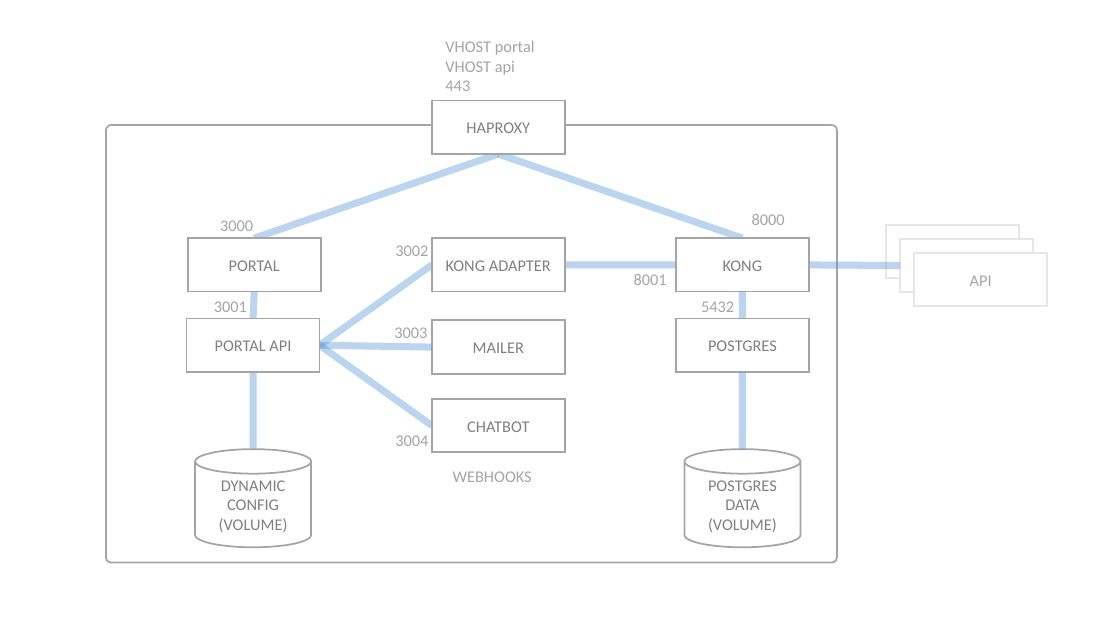
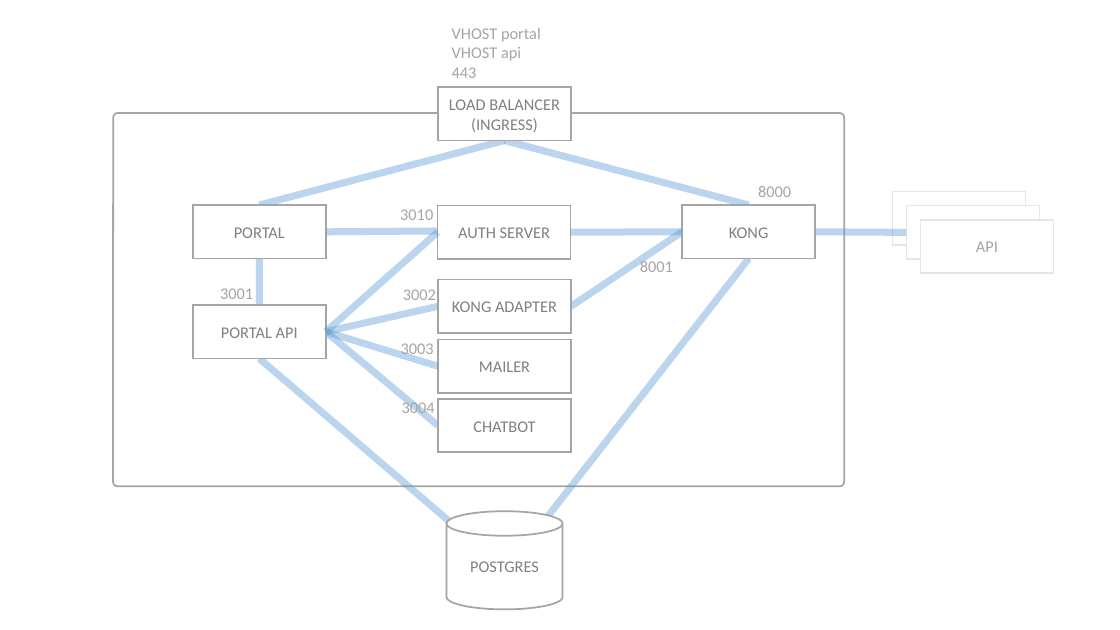
Before and after one commit to Haufe-Lexware/wicked.haufe.io, a slide deck: slide 4 of doc/architecture-illustrations.pptx. Drawn at 1120x630 pixels with LibreOffice and Linux fonts; fonts in the diff are those of the drawing. Boxes give left, top, right and bottom in pixels: in the first picture for what was removed or moved away, otherwise in the second. Text is boxed around its words. In the diff, an @@ line names an element or a change of style, - is before the commit and + after.

```diff
--- a/doc/architecture-illustrations.pptx
+++ b/doc/architecture-illustrations.pptx
@@ 4 texts, 2 rectangles: place and size @@
-4 texts, 2 rectangles at bbox=[187, 41, 667, 372]
+4 texts, 2 rectangles at bbox=[193, 28, 673, 359]
@@ rounded rectangle: place and size @@
-rounded rectangle at bbox=[106, 125, 837, 563]
+rounded rectangle at bbox=[113, 113, 844, 486]
@@ text in rectangle at bbox=[449, 99, 560, 132]: text changed @@
-HAPROXY
+LOAD BALANCER
+(INGRESS)
@@ line moved from (498, 154) - (255, 239) to (505, 140) - (260, 205) @@
@@ line moved from (498, 154) - (743, 239) to (505, 140) - (749, 205) @@
@@ text "8000": place and size @@
-text "8000" at bbox=[752, 214, 785, 225]
+text "8000" at bbox=[758, 186, 791, 197]
@@ text added at bbox=[400, 209, 433, 220], 14 pt, text #A5A5A5 @@
+3010
@@ rectangle added at bbox=[438, 206, 571, 260], fill #FFFFFF, outline #A5A5A5 1.5 pt, 14 pt, text #808080 @@
+AUTH SERVER
@@ 5 rectangles, 1 text, 1 line: place and size @@
-5 rectangles, 1 text, 1 line at bbox=[187, 225, 1047, 446]
+5 rectangles, 1 text, 1 line at bbox=[193, 192, 1054, 413]
@@ line added from (326, 232) to (437, 231), #5B9BD5 6 pt @@
@@ line added from (326, 332) to (438, 232), #5B9BD5 6 pt @@
@@ line moved from (565, 265) - (676, 265) to (571, 307) - (682, 232) @@
@@ line added from (571, 232) to (682, 232), #5B9BD5 6 pt @@
@@ line moved from (255, 292) - (253, 318) to (260, 259) - (260, 305) @@
@@ line moved from (743, 318) - (743, 292) to (507, 569) - (749, 259) @@
@@ text "3002" rewrapped from bbox=[395, 245, 428, 256] to bbox=[403, 289, 436, 305] @@
@@ rectangle "KONG ADAPTER": place and size @@
-rectangle "KONG ADAPTER" at bbox=[432, 239, 565, 292]
+rectangle "KONG ADAPTER" at bbox=[438, 280, 571, 334]
@@ line moved from (320, 345) - (432, 265) to (326, 332) - (438, 307) @@
@@ rectangle removed at bbox=[676, 318, 809, 372] @@
-POSTGRES
@@ text removed at bbox=[701, 301, 734, 312] @@
-5432
@@ line added from (260, 359) to (504, 569), #5B9BD5 6 pt @@
@@ line moved from (320, 345) - (432, 426) to (326, 332) - (438, 426) @@
@@ line moved from (320, 345) - (432, 347) to (326, 332) - (438, 366) @@
@@ text "3003" rewrapped from bbox=[394, 327, 427, 338] to bbox=[401, 343, 434, 359] @@
@@ rectangle "MAILER": place and size @@
-rectangle "MAILER" at bbox=[432, 320, 565, 374]
+rectangle "MAILER" at bbox=[438, 339, 571, 393]
@@ line removed from (253, 372) to (253, 450) @@
@@ line removed from (743, 372) to (743, 450) @@
@@ rectangle "CHATBOT": place and size @@
-rectangle "CHATBOT" at bbox=[432, 399, 565, 453]
+rectangle "CHATBOT" at bbox=[438, 399, 571, 453]
@@ cylinder removed at bbox=[195, 450, 311, 548] @@
-DYNAMIC CONFIG
-(VOLUME)
@@ text removed at bbox=[453, 471, 532, 482] @@
-WEBHOOKS
@@ cylinder "POSTGRES": place and size @@
-cylinder "POSTGRES" at bbox=[685, 450, 801, 548]
+cylinder "POSTGRES" at bbox=[447, 512, 563, 610]
@@ text in cylinder at bbox=[470, 561, 539, 572]: text changed @@
-POSTGRES DATA (VOLUME)
+POSTGRES
```
Also in this commit, not shown: 8 other slides changed, 1 slide added, 52 other files.
